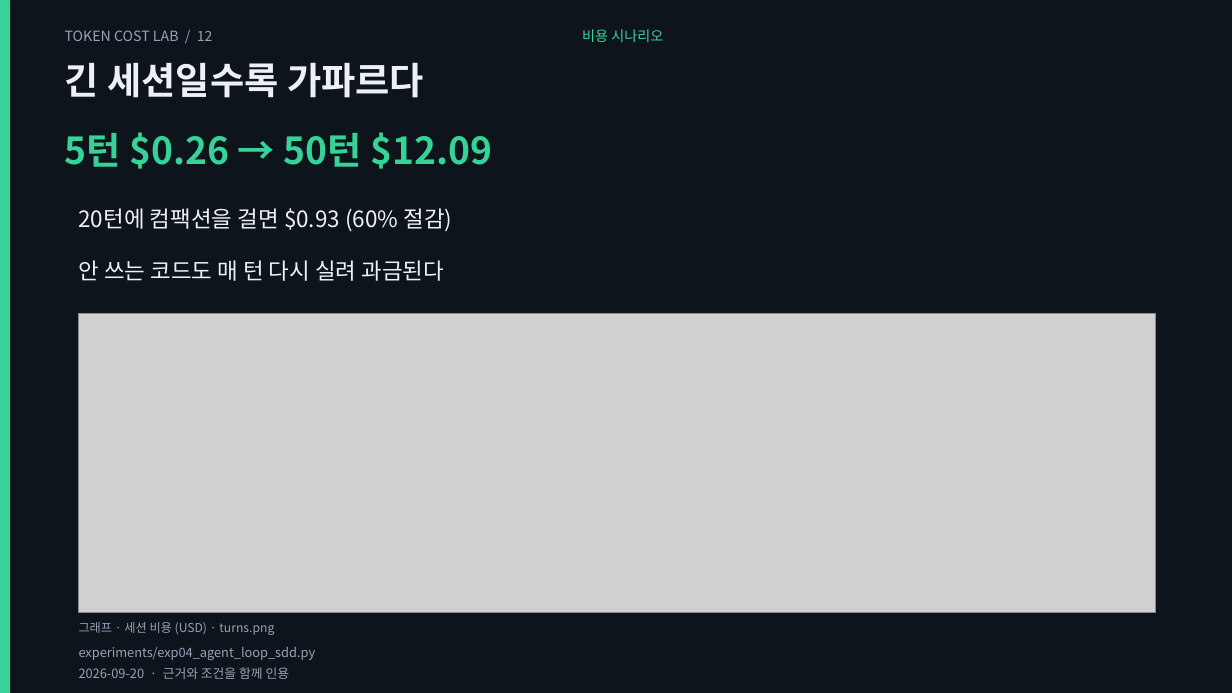
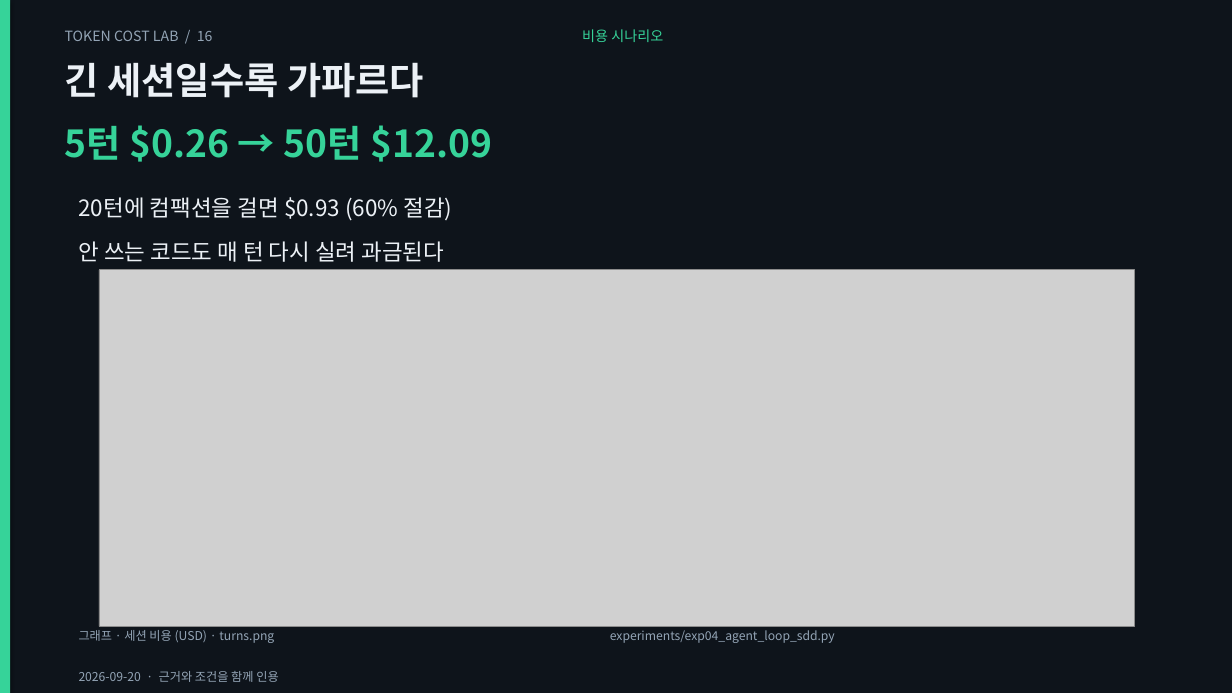
Before and after one commit to giyeop-cody/token-cost-lab, a slide deck: slide 16 of presentation/token_cost.pptx (slide 12 before the commit). Drawn at 1232x693 pixels with LibreOffice and Linux fonts; fonts in the diff are those of the drawing; grey boxes stand for pictures. Boxes give left, top, right and bottom in pixels: in the first picture for what was removed or moved away, otherwise in the second. Text is boxed around its words. In the diff, an @@ line names an element or a change of style, - is before the commit and + after.

Commit message:
feat: rebuild the decks as a visual talk — bigger charts, price table, section dividers
그래프를 슬라이드 전폭·전고로 키우고, 단가 표 슬라이드와 구간 표지를 넣어
발표 흐름(01 언어 → 02 출력·추론 → 03 캐시·컨텍스트 → 04 사례·적용)을 만들었다.

- 그래프 11종으로 확대: 추가 3종
  · monthly  워크플로 A/B 월 청구서(월 1,760건, 모델 6종) — B가 -64~-69%
  · cache_hit 캐시 적중률별 100콜 비용 곡선 + 손익분기 22.0%
  · usage_mix 20턴 세션 토큰 구성 — 이력 재전송 75.1%, 생성은 2.3%
  tokenizer 차트는 영어=1.00 기준 4개 가로 막대로 재작성(넓은 화면에서 읽히게)
- 단가 표 슬라이드: lab/pricing.py에서 셀을 직접 생성(모델·입력·출력·출력÷입력·캐시 읽기)
- 구간 표지 5종(01~04 + 심화). 렌더러에 divider/table 레이아웃 추가
- 덱 구성: 통합 44 · 본편 34 · 보너스 16 · 에이전트 23 · 케이스 15장
  차트 33장 · 표 2장 · 표지 5장. stack 차트와 중복되는 텍스트 슬라이드는 제거
- 검증: 표 셀 대조(단가 스냅샷) · 모든 차트가 덱에서 실제 사용되는지 · 표지에도 멘트·노트 요구
  · 월 청구서/캐시 곡선/토큰 구성의 재계산 대조 — 테스트 120 (신규 3)
- 문서: presentation/README(그래프 표), RETIRED(장수·재주장 17), REASSERTED·CORRECTIONS 동기화

```diff
--- a/presentation/token_cost.pptx
+++ b/presentation/token_cost.pptx
@@ text at box(65, 30, 213, 41): text changed @@
-TOKEN COST LAB / 12
+TOKEN COST LAB / 16
@@ text "5턴 $0.26 → 50턴 $12.09": place and size @@
-text "5턴 $0.26 → 50턴 $12.09" at box(65, 132, 492, 169)
+text "5턴 $0.26 → 50턴 $12.09" at box(65, 125, 492, 162)
@@ text "20턴에 컴팩션을 걸면 $0.93 (60% ...": place and size @@
-text "20턴에 컴팩션을 걸면 $0.93 (60% ..." at box(79, 208, 453, 232)
+text "20턴에 컴팩션을 걸면 $0.93 (60% ..." at box(79, 197, 453, 221)
@@ text "안 쓰는 코드도 매 턴 ...": place and size @@
-text "안 쓰는 코드도 매 턴 ..." at box(79, 260, 445, 281)
+text "안 쓰는 코드도 매 턴 ..." at box(79, 241, 445, 262)
@@ picture: place and size @@
-picture at box(79, 313, 1155, 613)
+picture at box(99, 270, 1135, 627)
@@ text "그래프 · 세션 비용 (USD) ...": place and size @@
-text "그래프 · 세션 비용 (USD) ..." at box(79, 622, 274, 635)
+text "그래프 · 세션 비용 (USD) ..." at box(79, 630, 274, 643)
@@ text "experiments/exp04_agent_loop_sdd.py" at box(610, 630, 835, 643): size 10 to 9.5 pt @@
@@ text "experiments/exp04_agent_loop_sdd.py": place and size @@
-text "experiments/exp04_agent_loop_sdd.py" at box(79, 647, 316, 660)
+text "experiments/exp04_agent_loop_sdd.py" at box(610, 630, 835, 643)
@@ text "2026-09-20 · 근거와 조건을 함께 ..." at box(79, 671, 278, 682): size 10 to 9.5 pt @@
```
Also in this commit, not shown: 31 other slides changed, 9 slides added, 1 slide removed, 37 other files.
